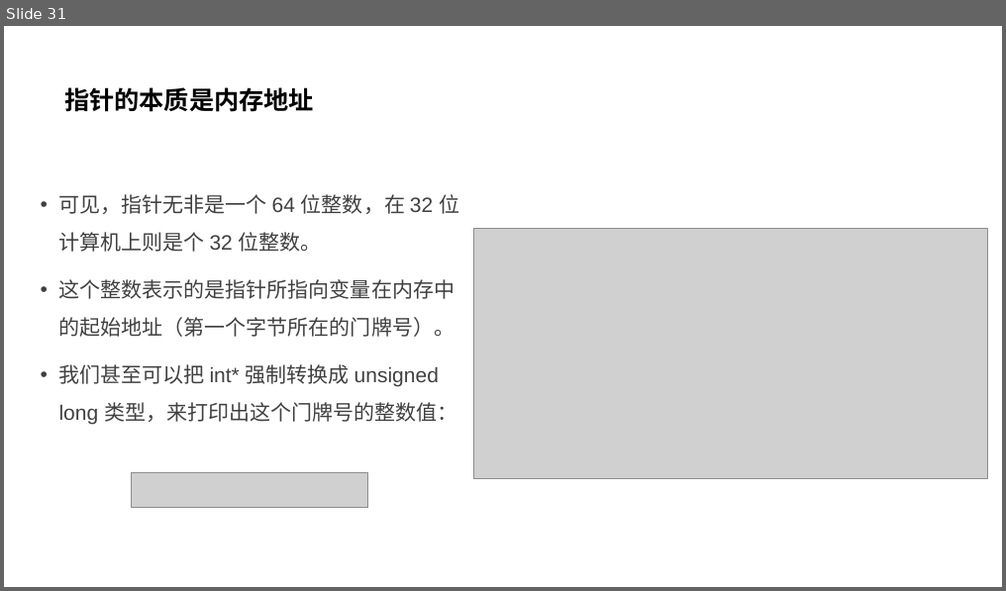
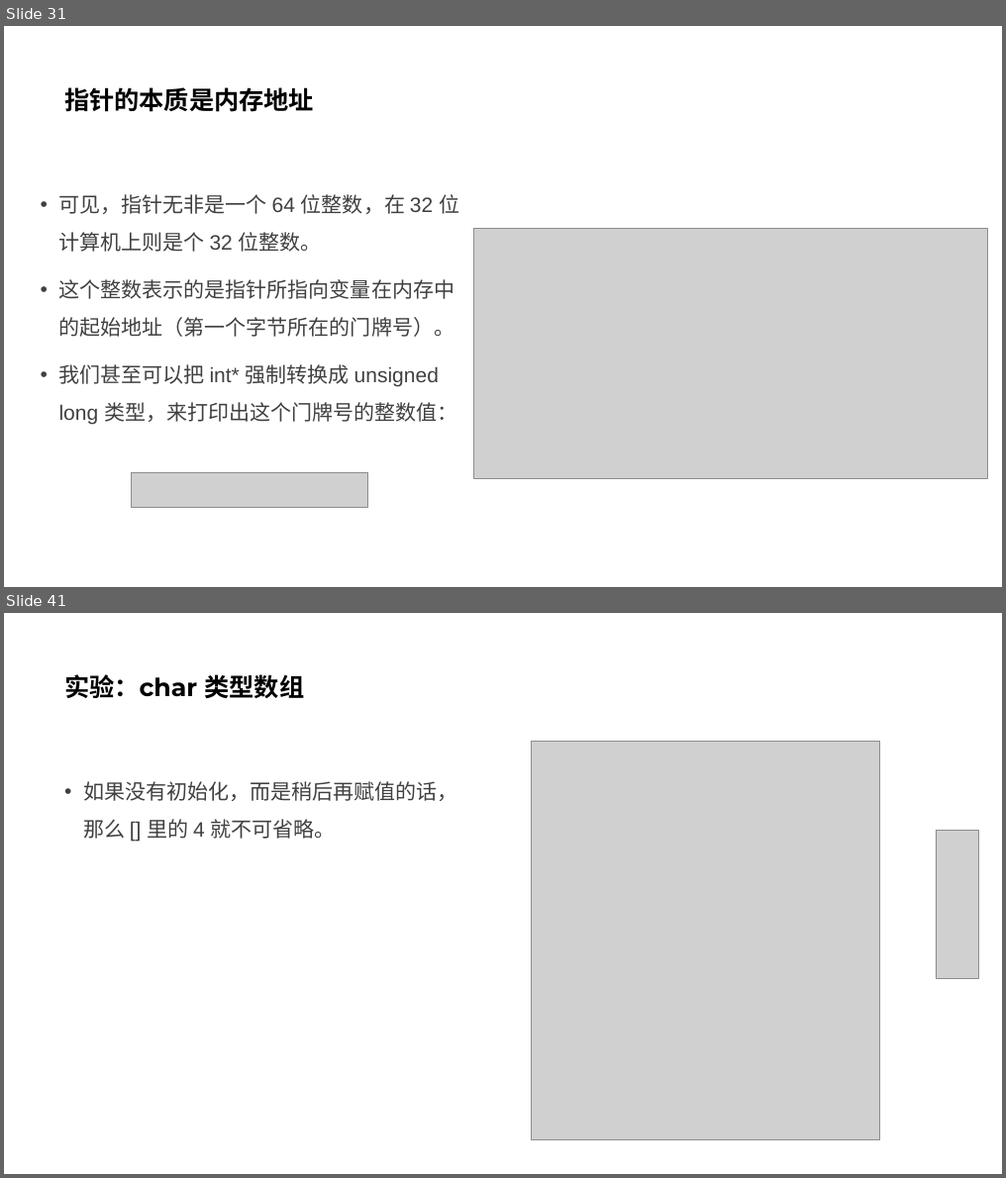
Before and after one commit to parallel101/course, a slide deck: 12/slides.pptx. Shown one above the other, each under a label of ours: slide 31 before the commit, slides 31 and 41 after it; the slides between them are not shown. The pictures are 1006x591 and 1006x1178 pixels, drawn with LibreOffice and Linux fonts; fonts in the diff are those of the drawing; grey boxes stand for pictures. Boxes give left, top, right and bottom in pixels: in the first picture for what was removed or moved away, otherwise in the second. Text is boxed around its words. In the diff, an @@ line names an element or a change of style, - is before the commit and + after.

```diff
--- a/12/slides.pptx
+++ b/12/slides.pptx
@@ slide 41 added at (4,613,1002,1174), background #FFFFFF @@
@@ title added at (64,674,304,698), 24 pt, text #000000, bold @@
+实验：char 类型数组
@@ picture added at (532,741,880,1140) @@
@@ text added at (83,781,458,839), 20 pt, text #404040 @@
+• 如果没有初始化，而是稍后再赋值的话，那么 [] 里的 4 就不可省略。
@@ picture added at (936,830,979,979) @@
```
Also in this commit, not shown: 1 slide changed, 9 other slides added, 9 other files.
